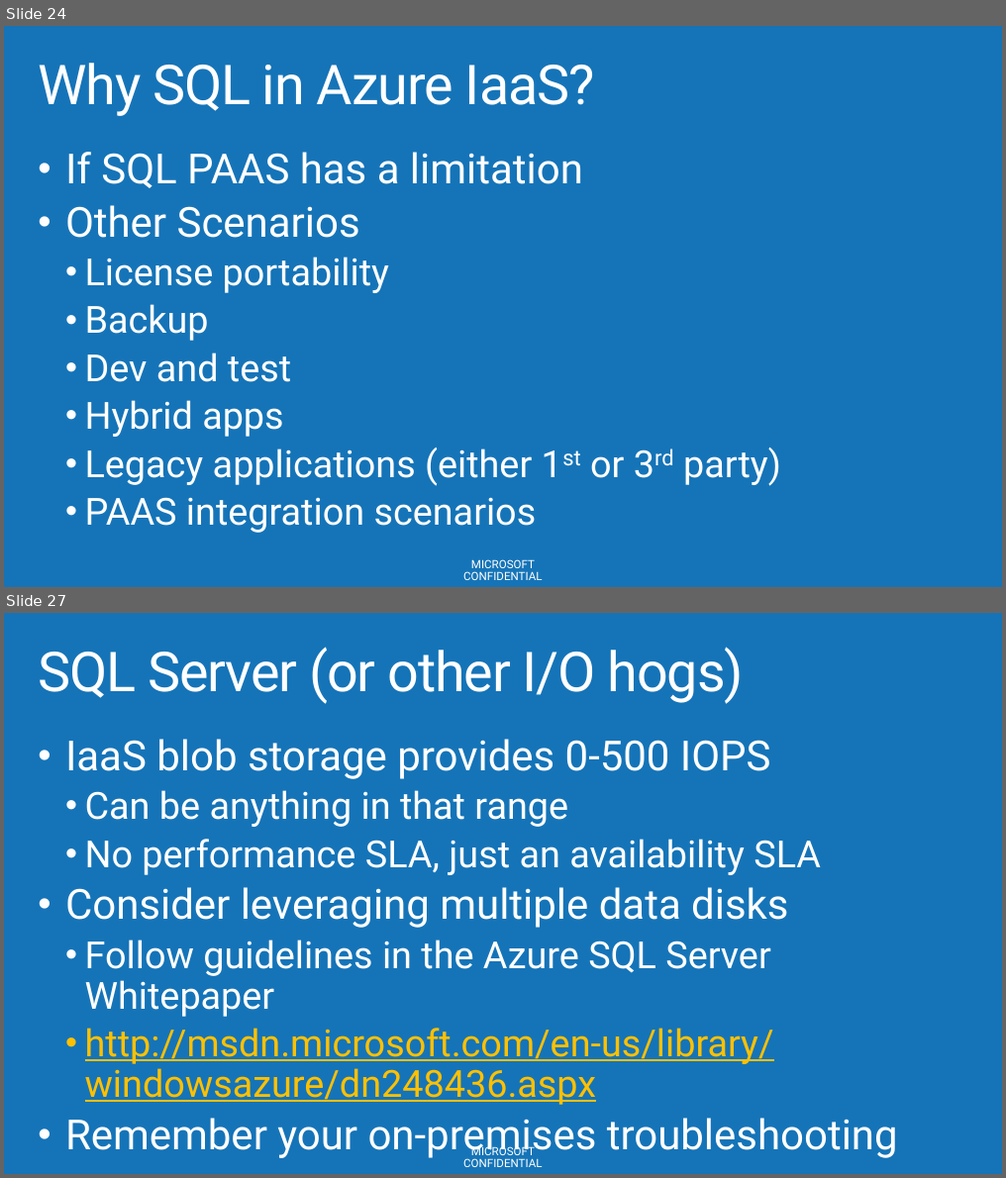
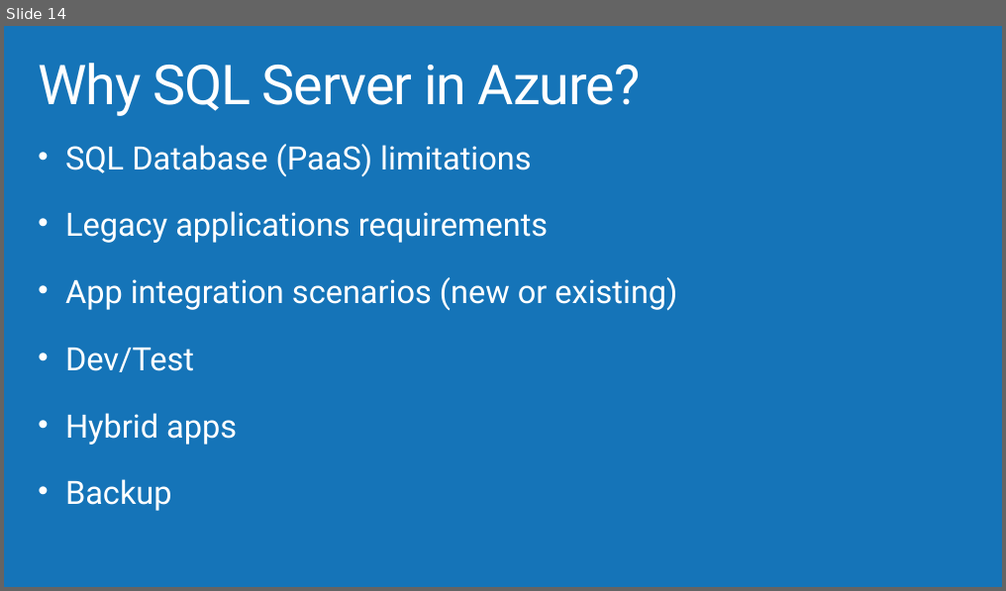
Before and after one commit to AzureCAT-GSI/SAP-on-Azure, a slide deck: SAP-on-Azure-Workshop-multi-day-/Presentations/Architecting VM Hybrid Solutions.pptx. Shown one above the other, each under a label of ours: slides 24 and 27 before the commit, slide 14 after it; the slides between them are not shown. The pictures are 1006x1178 and 1006x591 pixels, drawn with LibreOffice and Linux fonts; fonts in the diff are those of the drawing; background and template pictures are left out. Boxes give left, top, right and bottom in pixels: in the first picture for what was removed or moved away, otherwise in the second. Text is boxed around its words. In the diff, an @@ line names an element or a change of style, - is before the commit and + after.

```diff
--- a/SAP-on-Azure-Workshop-multi-day-/Presentations/Architecting VM Hybrid Solutions.pptx
+++ b/SAP-on-Azure-Workshop-multi-day-/Presentations/Architecting VM Hybrid Solutions.pptx
@@ slide 27 removed at [4,613,1002,1174], background #1574B8; not listed: 1 template element that a slide beside it also shows @@
@@ title removed at [38,647,744,704] @@
-SQL Server (or other I/O hogs)
@@ text removed at [65,739,898,1159] @@
-• IaaS blob storage provides 0-500 IOPS
-  • Can be anything in that range
-  • No performance SLA, just an availability SLA
-• Consider leveraging multiple data disks
-  • Follow guidelines in the Azure SQL Server Whitepaper
-  • http://msdn.microsoft.com/en-us/library/windowsazure/dn248436.aspx
-• Remember your on-premises troubleshooting
@@ what was slide 24 is now slide 14 @@
@@ slide 14 changed as well @@
@@ title at [38,63,641,116]: text changed @@
-Why SQL in Azure IaaS?
+Why SQL Server in Azure?
@@ text at [65,144,677,445]: text changed; size 40 to 31 pt @@
-• If SQL PAAS has a limitation
-• Other Scenarios
-  • License portability
+• SQL Database (PaaS) limitations
+• Legacy applications requirements
+• App integration scenarios (new or existing)
+• Dev/Test
+• Hybrid apps
@@ text at [85,353,781,533]: paragraphs removed @@
-  • Dev and test
-  • Hybrid apps
-  • Legacy applications (either 1st or 3rd party)
-  • PAAS integration scenarios
@@ text at [65,479,172,511]: size 36 to 31 pt in "Backup"; list level 2 to 1 in "Backup"; line spacing 0.9 to 0.7 @@
@@ text removed at [463,560,542,580] @@
-MICROSOFT CONFIDENTIAL
```
Also in this commit, not shown: 41 other slides changed, 13 slides added, 18 other slides removed.
